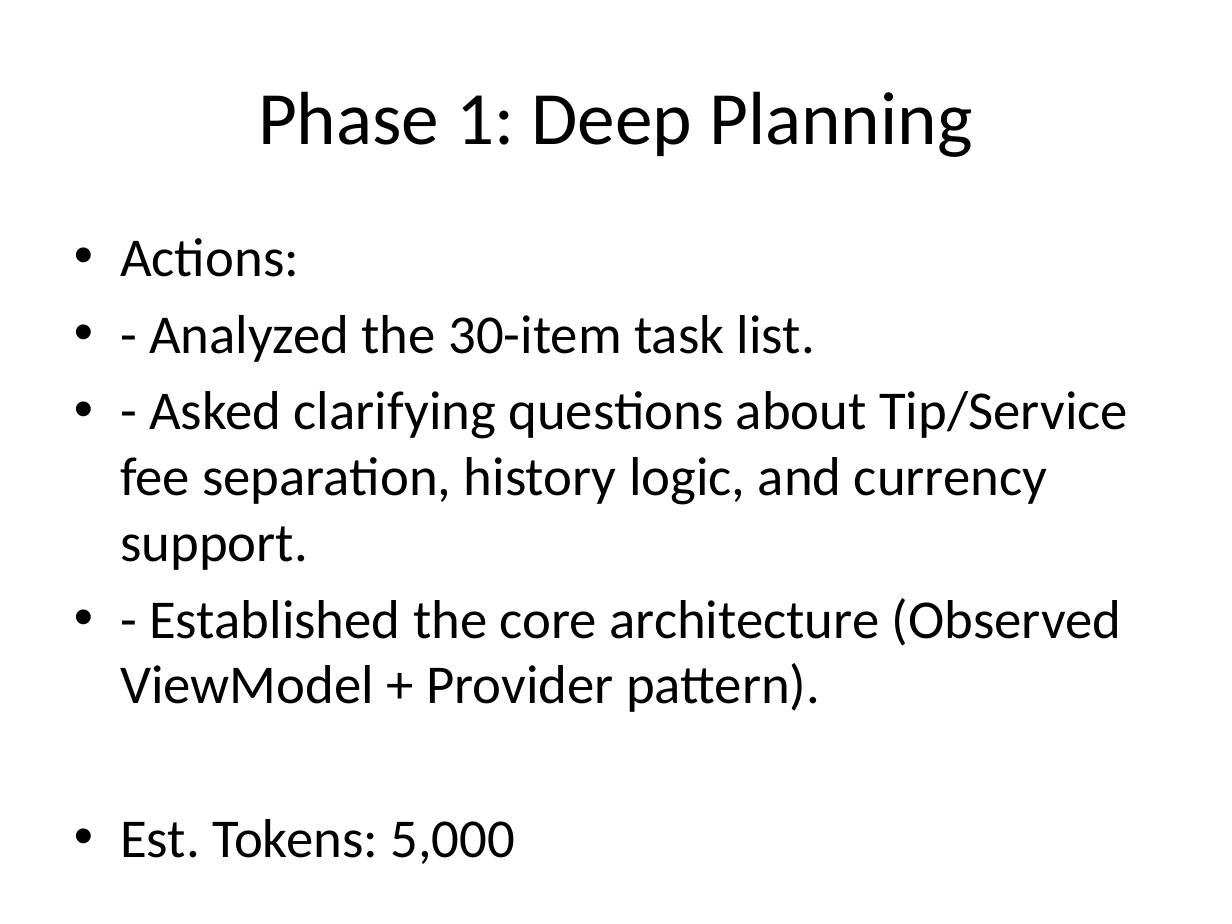
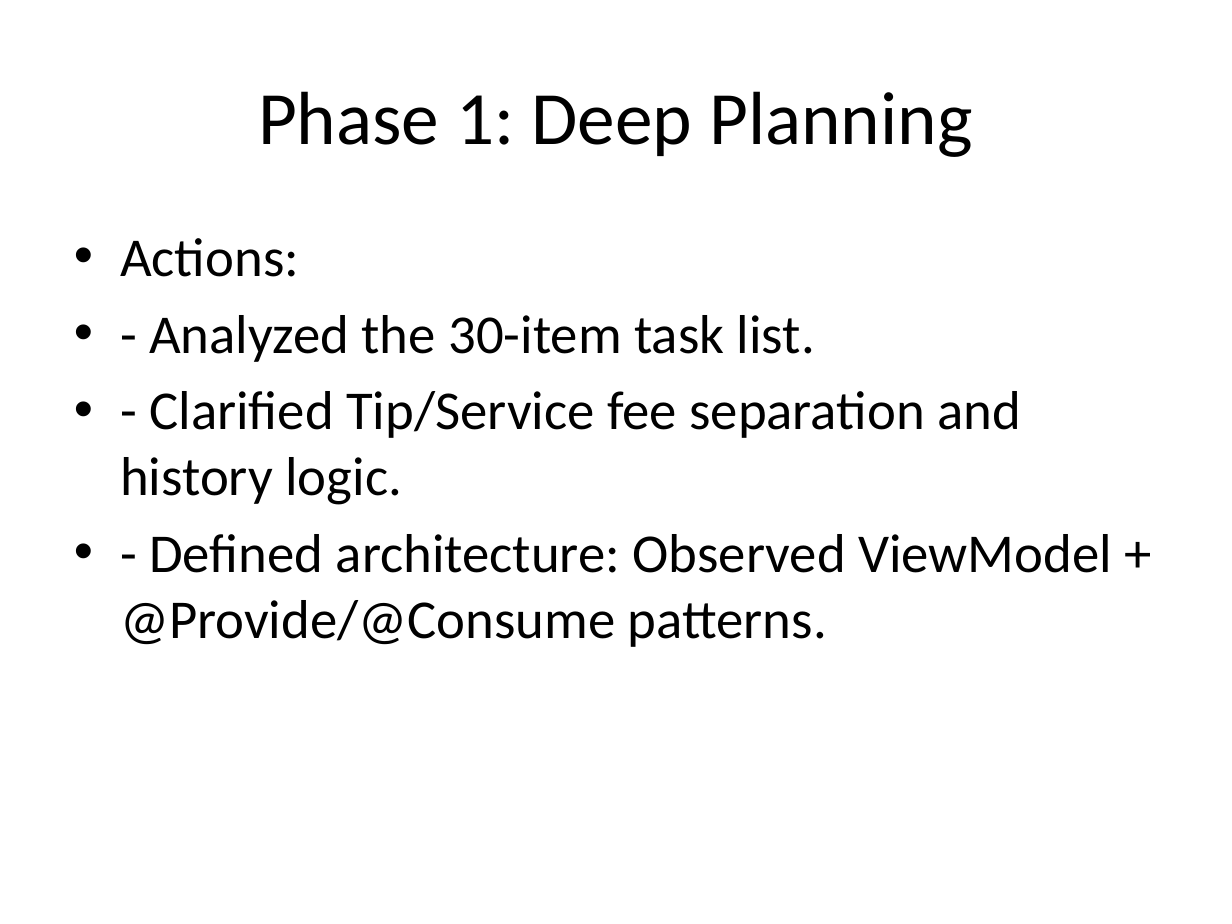
Before and after one commit to bunyamineymen/quick-bill-split, a slide deck: slide 3 of Project_Summary.pptx. Drawn at 1232x924 pixels with LibreOffice and Linux fonts; fonts in the diff are those of the drawing. Boxes give left, top, right and bottom in pixels: in the first picture for what was removed or moved away, otherwise in the second. Text is boxed around its words. In the diff, an @@ line names an element or a change of style, - is before the commit and + after.

```diff
--- a/Project_Summary.pptx
+++ b/Project_Summary.pptx
@@ text at [120, 391, 1112, 647]: text changed @@
-• - Asked clarifying questions about Tip/Service fee separation, history logic, and currency support.
-• - Established the core architecture (Observed ViewModel + Provider pattern).
-• Est. Tokens: 5,000
+• - Clarified Tip/Service fee separation and history logic.
+• - Defined architecture: Observed ViewModel + @Provide/@Consume patterns.
```
Also in this commit, not shown: 6 other slides changed, 1 slide added, 1 slide removed.
